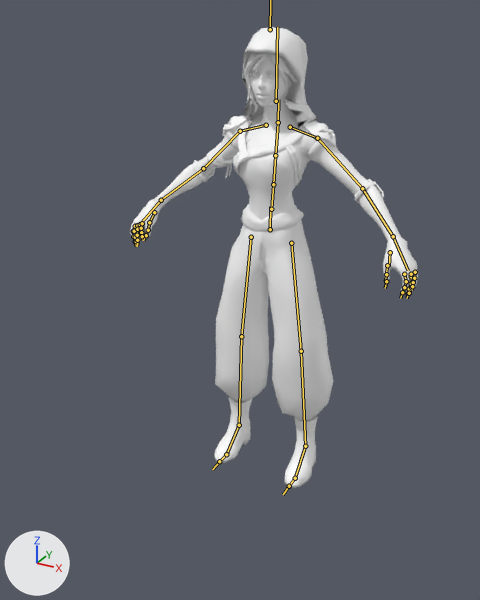
One commit to the FBX model Assets/Siam Animations/Fall on back.fbx: the scene before it, then after it.
Both versions are drawn from a 50 mm lens placed at (1.06, -2.2, 1.83), pointed at (-0.05, -0.17, 0.82). Every picture has the same lights, and +X, +Y and +Z are marked at lower left. The bones that bend it are drawn over the model as lines.
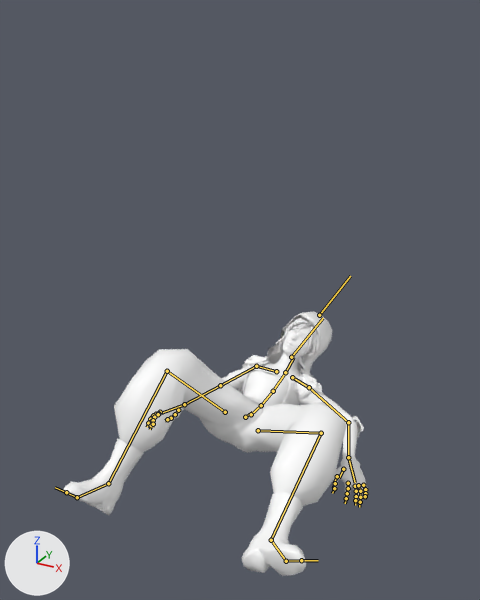
The newer file adds an action. The first version stands in its rest pose; the second is drawn at frame 46 of the action 'Armature|Falling Down'.

Changed parts and their boxes [x1, y1, x2, y2] in the pictures (480 x 600 px):
'polySurface18_001', posed (6% wider, 42% shorter): before [130, 27, 418, 488]; after [62, 311, 368, 576]
bone 'mixamorig:Hips', root to tip: before (270, 229) to (270, 206); after (245, 417) to (252, 412)
bone 'mixamorig:Spine', root to tip: before (271, 209) to (273, 184); after (251, 414) to (261, 405)
bone 'mixamorig:Spine1', root to tip: before (273, 184) to (275, 155); after (261, 405) to (273, 391)
bone 'mixamorig:Spine2', root to tip: before (275, 155) to (278, 123); after (273, 391) to (285, 372)
bone 'mixamorig:Neck', root to tip: before (278, 122) to (278, 99); after (285, 372) to (293, 358)
bone 'mixamorig:Head', root to tip: before (276, 101) to (277, 27); after (291, 357) to (323, 318)
bone 'mixamorig:LeftShoulder', root to tip: before (290, 127) to (317, 138); after (292, 377) to (309, 387)
bone 'mixamorig:LeftArm', root to tip: before (317, 138) to (362, 188); after (309, 387) to (348, 422)
bone 'mixamorig:LeftForeArm', root to tip: before (362, 188) to (393, 236); after (348, 422) to (348, 457)
bone 'mixamorig:LeftHand', root to tip: before (393, 236) to (408, 270); after (348, 457) to (355, 482)
bone 'mixamorig:LeftHandThumb1', root to tip: before (390, 252) to (389, 266); after (343, 469) to (339, 478)
bone 'mixamorig:LeftHandThumb2', root to tip: before (387, 265) to (386, 274); after (337, 476) to (334, 483)
bone 'mixamorig:LeftHandIndex1', root to tip: before (404, 274) to (406, 281); after (348, 483) to (348, 488)
bone 'mixamorig:LeftHandMiddle1', root to tip: before (411, 276) to (411, 283); after (355, 486) to (356, 491)
bone 'mixamorig:LeftHandMiddle3', root to tip: before (409, 289) to (408, 293); after (356, 496) to (355, 500)
bone 'mixamorig:LeftHandRing1', root to tip: before (411, 274) to (413, 281); after (358, 485) to (360, 491)
bone 'mixamorig:LeftHandPinky1', root to tip: before (415, 272) to (414, 278); after (363, 485) to (365, 489)
bone 'mixamorig:LeftHandPinky2', root to tip: before (414, 278) to (413, 282); after (365, 489) to (365, 493)
bone 'mixamorig:LeftHandPinky3', root to tip: before (413, 282) to (412, 286); after (365, 493) to (365, 496)
bone 'mixamorig:RightShoulder', root to tip: before (266, 125) to (240, 131); after (276, 371) to (256, 366)
bone 'mixamorig:RightArm', root to tip: before (240, 131) to (203, 168); after (256, 366) to (220, 385)
bone 'mixamorig:RightForeArm', root to tip: before (203, 168) to (161, 200); after (220, 385) to (184, 404)
bone 'mixamorig:RightHand', root to tip: before (161, 200) to (141, 222); after (184, 404) to (161, 413)
bone 'mixamorig:RightHandThumb1', root to tip: before (154, 212) to (149, 222); after (178, 410) to (174, 415)
bone 'mixamorig:RightHandThumb2', root to tip: before (149, 222) to (148, 230); after (175, 414) to (171, 417)
bone 'mixamorig:RightHandIndex1', root to tip: before (135, 226) to (133, 231); after (160, 412) to (156, 414)
bone 'mixamorig:RightHandMiddle1', root to tip: before (137, 225) to (134, 231); after (158, 413) to (153, 415)
bone 'mixamorig:RightHandMiddle2', root to tip: before (134, 231) to (135, 237); after (153, 415) to (150, 419)
bone 'mixamorig:RightHandRing3', root to tip: before (137, 235) to (137, 240); after (152, 421) to (151, 425)
bone 'mixamorig:RightHandPinky1', root to tip: before (142, 223) to (141, 228); after (158, 414) to (154, 417)
bone 'mixamorig:RightHandPinky3', root to tip: before (141, 232) to (142, 236); after (153, 420) to (153, 424)
bone 'mixamorig:LeftUpLeg', root to tip: before (291, 243) to (301, 351); after (258, 430) to (321, 433)
bone 'mixamorig:LeftLeg', root to tip: before (301, 351) to (305, 446); after (321, 433) to (271, 540)
bone 'mixamorig:LeftFoot', root to tip: before (305, 446) to (295, 478); after (271, 540) to (286, 561)
bone 'mixamorig:RightUpLeg', root to tip: before (251, 237) to (241, 336); after (225, 412) to (167, 371)
bone 'mixamorig:RightLeg', root to tip: before (241, 336) to (239, 425); after (167, 371) to (108, 483)
bone 'mixamorig:RightFoot', root to tip: before (239, 425) to (226, 454); after (108, 483) to (77, 497)

The change in detail:
Bone 'mixamorig:Hips' (bone_mixamorig_hips) moves from (0.0, 0.0, 0.0) to (-11.3, -88.8, -2.1).
Bone 'mixamorig:Hips' (bone_mixamorig_hips) turns from (0, 0, 0) to (-108, 3, -14) degrees about its own x, y and z.
Bone 'mixamorig:Spine' (bone_mixamorig_spine) turns from (0, 0, 0) to (25, -5, -8) degrees about its own x, y and z.
Bone 'mixamorig:Spine1' (bone_mixamorig_spine1) turns from (0, 0, 0) to (15, -3, -4) degrees about its own x, y and z.
Bone 'mixamorig:Spine2' (bone_mixamorig_spine2) turns from (0, 0, 0) to (15, -3, -3) degrees about its own x, y and z.
Bone 'mixamorig:Neck' (bone_mixamorig_neck) turns from (0, 0, 0) to (11, 1, -5) degrees about its own x, y and z.
Bone 'mixamorig:Head' (bone_mixamorig_head) turns from (0, 0, 0) to (-4, 8, -9) degrees about its own x, y and z.
Bone 'mixamorig:LeftShoulder' (bone_mixamorig_leftshoulder) turns from (0, 0, 0) to (-3, 6, 6) degrees about its own x, y and z.
Bone 'mixamorig:LeftArm' (bone_mixamorig_leftarm) turns from (0, 0, 0) to (-19, 28, -37) degrees about its own x, y and z.
Bone 'mixamorig:LeftForeArm' (bone_mixamorig_leftforearm) turns from (0, 0, 0) to (5, -1, 32) degrees about its own x, y and z.
Bone 'mixamorig:LeftHand' (bone_mixamorig_lefthand) turns from (0, 0, 0) to (-11, 2, -9) degrees about its own x, y and z.
Bone 'mixamorig:LeftHandThumb1' (bone_mixamorig_lefthandthumb1) turns from (0, 0, 0) to (2, -3, 18) degrees about its own x, y and z.
Bone 'mixamorig:LeftHandThumb2' (bone_mixamorig_lefthandthumb2) turns from (0, 0, 0) to (-9, 1, -3) degrees about its own x, y and z.
Bone 'mixamorig:LeftHandIndex1' (bone_mixamorig_lefthandindex1) turns from (0, 0, 0) to (-15, 6, 21) degrees about its own x, y and z.
Bone 'mixamorig:LeftHandMiddle1' (bone_mixamorig_lefthandmiddle1) turns from (0, 0, 0) to (-29, 2, 10) degrees about its own x, y and z.
Bone 'mixamorig:LeftHandMiddle3' (bone_mixamorig_lefthandmiddle3) turns from (0, 0, 0) to (22, 1, -3) degrees about its own x, y and z.
Bone 'mixamorig:LeftHandRing1' (bone_mixamorig_lefthandring1) turns from (0, 0, 0) to (-9, -1, 0) degrees about its own x, y and z.
Bone 'mixamorig:LeftHandPinky1' (bone_mixamorig_lefthandpinky1) turns from (0, 0, 0) to (-20, -5, -8) degrees about its own x, y and z.
Bone 'mixamorig:LeftHandPinky2' (bone_mixamorig_lefthandpinky2) turns from (0, 0, 0) to (17, 0, -2) degrees about its own x, y and z.
Bone 'mixamorig:LeftHandPinky3' (bone_mixamorig_lefthandpinky3) turns from (0, 0, 0) to (36, 1, -3) degrees about its own x, y and z.
Bone 'mixamorig:RightShoulder' (bone_mixamorig_rightshoulder) turns from (0, 0, 0) to (-9, -3, -3) degrees about its own x, y and z.
Bone 'mixamorig:RightArm' (bone_mixamorig_rightarm) turns from (0, 0, 0) to (9, -38, 9) degrees about its own x, y and z.
Bone 'mixamorig:RightForeArm' (bone_mixamorig_rightforearm) turns from (0, 0, 0) to (4, 4, -27) degrees about its own x, y and z.
Bone 'mixamorig:RightHand' (bone_mixamorig_righthand) turns from (0, 0, 0) to (-19, 3, -4) degrees about its own x, y and z.
Bone 'mixamorig:RightHandThumb1' (bone_mixamorig_righthandthumb1) turns from (0, 0, 0) to (6, 1, -11) degrees about its own x, y and z.
Bone 'mixamorig:RightHandThumb2' (bone_mixamorig_righthandthumb2) turns from (0, 0, 0) to (-23, 9, -5) degrees about its own x, y and z.
Bone 'mixamorig:RightHandIndex1' (bone_mixamorig_righthandindex1) turns from (0, 0, 0) to (-11, -5, -20) degrees about its own x, y and z.
Bone 'mixamorig:RightHandMiddle1' (bone_mixamorig_righthandmiddle1) turns from (0, 0, 0) to (-7, 0, -7) degrees about its own x, y and z.
Bone 'mixamorig:RightHandMiddle2' (bone_mixamorig_righthandmiddle2) turns from (0, 0, 0) to (-10, 1, 3) degrees about its own x, y and z.
Bone 'mixamorig:RightHandRing3' (bone_mixamorig_righthandring3) turns from (0, 0, 0) to (10, 0, 2) degrees about its own x, y and z.
Bone 'mixamorig:RightHandPinky1' (bone_mixamorig_righthandpinky1) turns from (0, 0, 0) to (-11, 5, 14) degrees about its own x, y and z.
Bone 'mixamorig:RightHandPinky3' (bone_mixamorig_righthandpinky3) turns from (0, 0, 0) to (21, -1, 3) degrees about its own x, y and z.
Bone 'mixamorig:LeftUpLeg' (bone_mixamorig_leftupleg) turns from (0, 0, 0) to (35, -30, 20) degrees about its own x, y and z.
Bone 'mixamorig:LeftLeg' (bone_mixamorig_leftleg) turns from (0, 0, 0) to (-73, -2, 6) degrees about its own x, y and z.
Bone 'mixamorig:LeftFoot' (bone_mixamorig_leftfoot) turns from (0, 0, 0) to (1, -5, -1) degrees about its own x, y and z.
Bone 'mixamorig:RightUpLeg' (bone_mixamorig_rightupleg) turns from (0, 0, 0) to (29, 11, -13) degrees about its own x, y and z.
Bone 'mixamorig:RightLeg' (bone_mixamorig_rightleg) turns from (0, 0, 0) to (-90, 1, -7) degrees about its own x, y and z.
Bone 'mixamorig:RightFoot' (bone_mixamorig_rightfoot) turns from (0, 0, 0) to (1, -2, 5) degrees about its own x, y and z.
